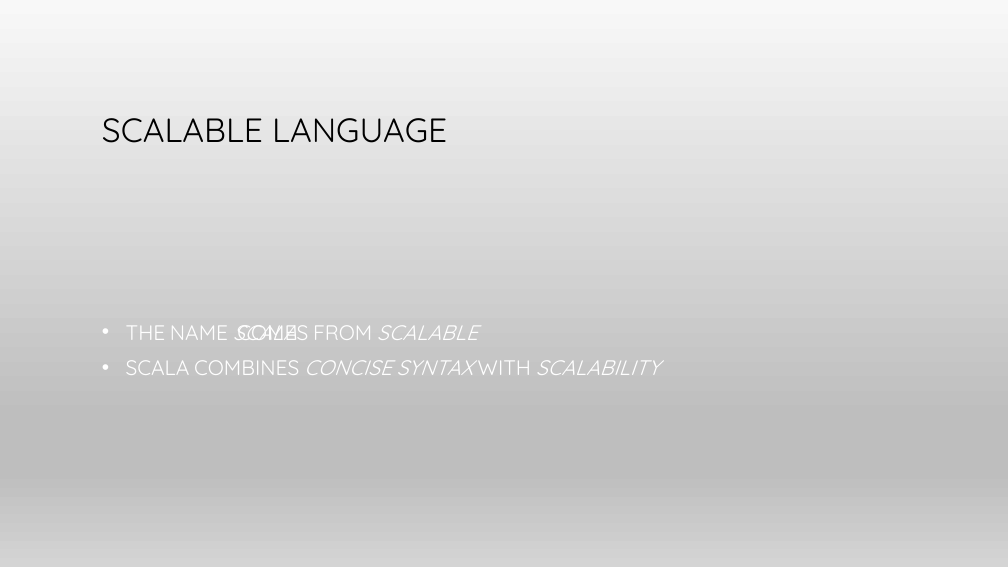
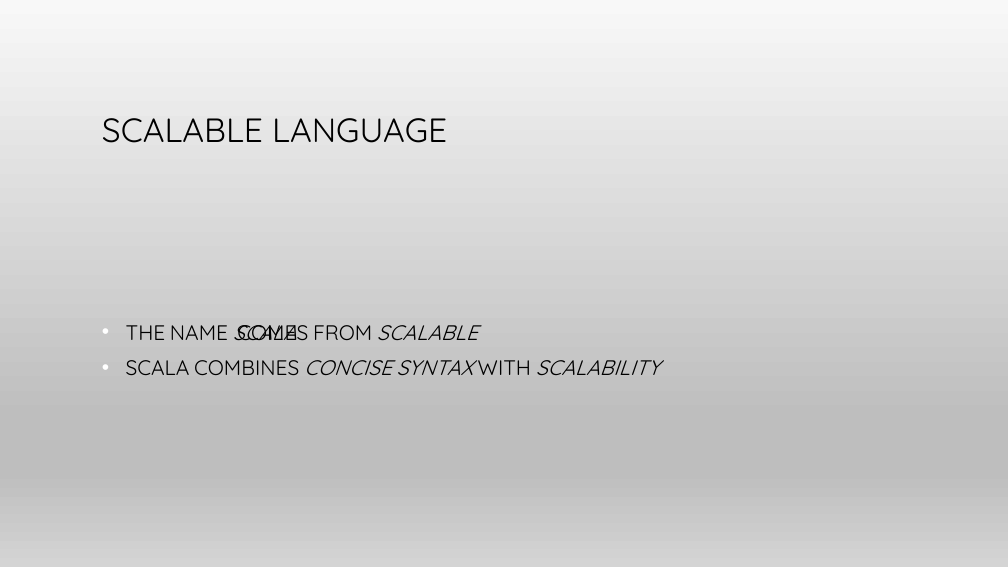
Before and after one commit to knmlprz/scala-course, a slide deck: slide 4 of presetntations/Presentation_1_Scala_what_is_it.pptx. Drawn at 1008x567 pixels with LibreOffice and Linux fonts; fonts in the diff are those of the drawing. Boxes give left, top, right and bottom in pixels: in the first picture for what was removed or moved away, otherwise in the second. Text is boxed around its words. In the diff, an @@ line names an element or a change of style, - is before the commit and + after.

Commit message:
fix presentations - font color

```diff
--- a/presetntations/Presentation_1_Scala_what_is_it.pptx
+++ b/presetntations/Presentation_1_Scala_what_is_it.pptx
@@ text "THE NAME SCALA COMES FROM ..." at box(126, 325, 660, 375): text colour gradient #FFFFFF to #BFBFBF to #000000 @@
```
Also in this commit, not shown: 1 other file.
